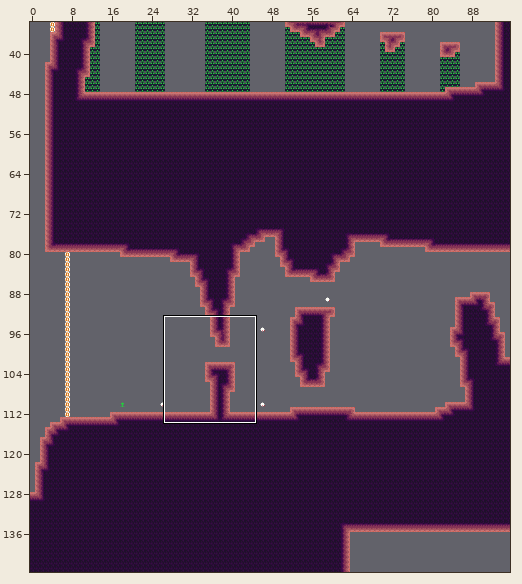
One commit to this Tiled map: mapping_tools/tilemaps/dirt1.tmx. Above: a wide view before the commit, with the close-up outlined.
Close-up. Before the edit:
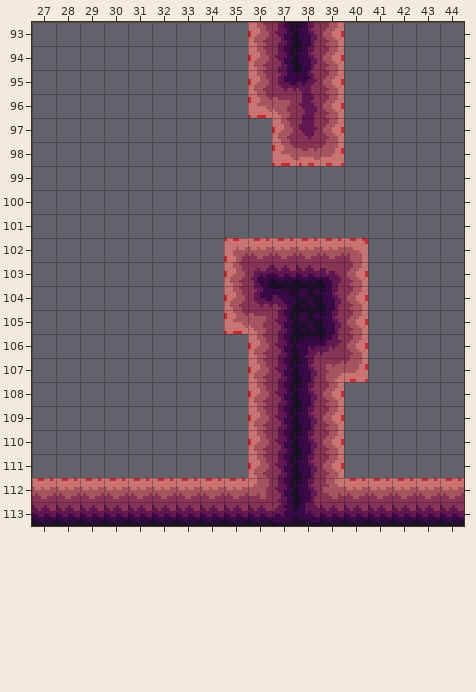
Cells are 8x8 px. Shown: x 27..44, y 93..113. The commit also changed other parts of the map, which this record leaves out.
New version:
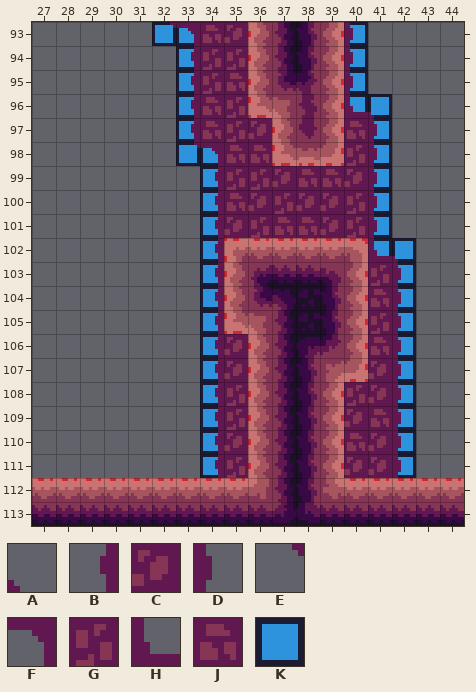
Key: from "dirt_bg_decal": A 2, B 13, C 14, D 15, E 26, F 40, G 41, H 52, J 54; from "tools": K 20.
_ is an empty cell.
Changes in this commit:
Layer "bg_draft":
Tile K now appears in row 93 at x 32 to 33 and 40; in rows 94 to 95 at x 33 and 40; in row 96 at x 33 and 40 to 41; in row 97 at x 33 and 41; in row 98 at x 33 to 34 and 41; in rows 99 to 101 at x 34 and 41.
Tile K now appears in row 102 at x 34 and 41 to 42; in rows 103 to 111 at x 34 and 42.
Layer "bg":
Tile A now appears in row 96 at x 41; in row 102 at x 42.
Tile B now appears in rows 94 to 97 at x 33; in rows 99 to 111 at x 34.
Tile C now appears in row 93 at x 35; in row 97 at x 36; in row 99 at x 37 and 40; in row 100 at x 36 and 38 to 39; in row 101 at x 35 and 39; in row 106 at x 35.
Tile C now appears in row 107 at x 35 and 41; in row 108 at x 41; in row 109 at x 40; in row 110 at x 35 and 41; in row 111 at x 40 to 41.
Tile D now appears in rows 93 to 95 at x 40; in rows 97 to 101 at x 41; in rows 103 to 111 at x 42.
Tile E now appears in row 93 at x 32; in row 98 at x 33.
Tile F now appears in row 93 at x 33; in row 98 at x 34.
Tile G now appears in row 94 at x 34 to 35; in row 95 at x 34; in rows 96 to 97 at x 35; in row 98 at x 40; in row 99 at x 35 to 36; in row 100 at x 37 and 40.
Tile G now appears in row 101 at x 36 and 40; in row 103 at x 41; in row 105 at x 41; in row 108 at x 35 and 40; in row 109 at x 35; in row 111 at x 35.
Tile H now appears in row 96 at x 40; in row 102 at x 41.
Tile J now appears in row 93 at x 34; in row 95 at x 35; in row 96 at x 34; in row 97 at x 34 and 40; in row 98 at x 35 to 36; in row 99 at x 38 to 39.
Tile J now appears in row 100 at x 35; in row 101 at x 37 to 38; in row 104 at x 41; in row 106 at x 41; in row 109 at x 41; in row 110 at x 40.
